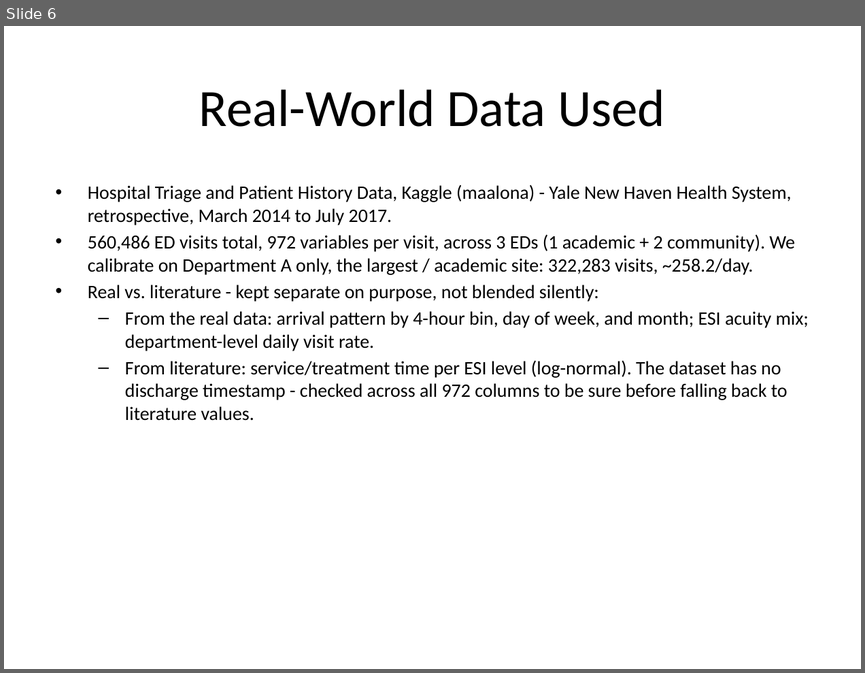
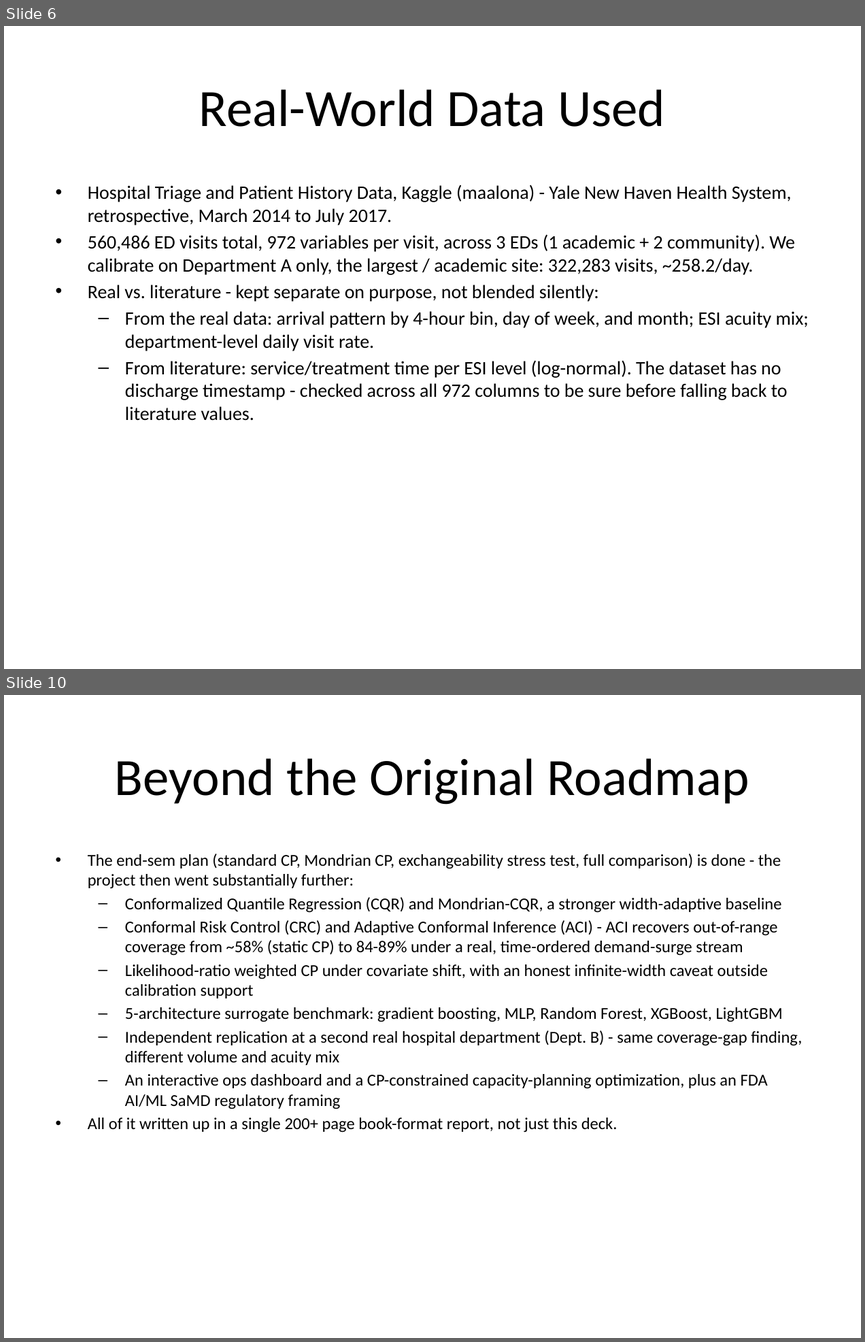
Before and after one commit to DUNE-ODYSSEY/Mondrian-Conformal-Prediction-On-Discrete-Event-Simulation, a slide deck: slides/mid_sem_presentation.pptx. Shown one above the other, each under a label of ours: slide 6 before the commit, slides 6 and 10 after it; the slides between them are not shown. The pictures are 865x673 and 865x1342 pixels, drawn with LibreOffice and Linux fonts; fonts in the diff are those of the drawing. Boxes give left, top, right and bottom in pixels: in the first picture for what was removed or moved away, otherwise in the second. Text is boxed around its words. In the diff, an @@ line names an element or a change of style, - is before the commit and + after.

Commit message:
Update mid-sem PPT with real final results, not the mid-project snapshot
The deck still had a literature-review slide explicitly marked as a
placeholder (counts unknown at the time) and a "Future Scope - End-Sem"
slide describing weeks 9-16 as a future plan - both stale now that the
whole project, plus a substantial extension beyond it, is complete.

- Slide 8: real literature review numbers (30 papers, 5 categories, plus
  10 DES-calibration cross-check papers), replacing the "[ ]" placeholders.
- Slide 7: dropped the "~50%" framing now that this phase is long done.
- Slide 9: replaced the forward-looking weekly plan with the actual final
  result - marginal coverage comparison (GP/Standard/Mondrian, 30-repeat
  significance-tested) and the real worst-category number (68.2% pooled
  vs 90.9% Mondrian), verified against results/tables/mondrian_cp_detail.csv.
- New slide 10: summarizes the work that went beyond the original roadmap
  (CQR, CRC, ACI, weighted CP, 5-architecture benchmark, cross-site
  replication, dashboard/capacity optimization, the book report).

Also fixed a real layout bug caught by rendering each slide to PNG via
PowerPoint COM automation: slides 7 and 9's longer titles wrapped to two
lines at the default title font size and overlapped the table beneath -
fixed by reducing title font size on those two slides.

```diff
--- a/slides/mid_sem_presentation.pptx
+++ b/slides/mid_sem_presentation.pptx
@@ slide 10 added at box(4, 695, 861, 1338), background #FFFFFF @@
@@ title added at box(115, 758, 749, 804), 44 pt, text #000000 @@
+Beyond the Original Roadmap
@@ text added at box(88, 853, 802, 1132), 14 pt, text #000000 @@
+• The end-sem plan (standard CP, Mondrian CP, exchangeability stress test, full comparison) is done - the project then went substantially further:
+  – Conformalized Quantile Regression (CQR) and Mondrian-CQR, a stronger width-adaptive baseline
+  – Conformal Risk Control (CRC) and Adaptive Conformal Inference (ACI) - ACI recovers out-of-range coverage from ~58% (static CP) to 84-89% under a real, time-ordered demand-surge stream
+  – Likelihood-ratio weighted CP under covariate shift, with an honest infinite-width caveat outside calibration support
+  – 5-architecture surrogate benchmark: gradient boosting, MLP, Random Forest, XGBoost, LightGBM
+  – Independent replication at a second real hospital department (Dept. B) - same coverage-gap finding, different volume and acuity mix
+  – An interactive ops dashboard and a CP-constrained capacity-planning optimization, plus an FDA AI/ML SaMD regulatory framing
+• All of it written up in a single 200+ page book-format report, not just this deck.
```
Also in this commit, not shown: 2 slides changed, 1 other slide added, 1 slide removed, 1 other file.
